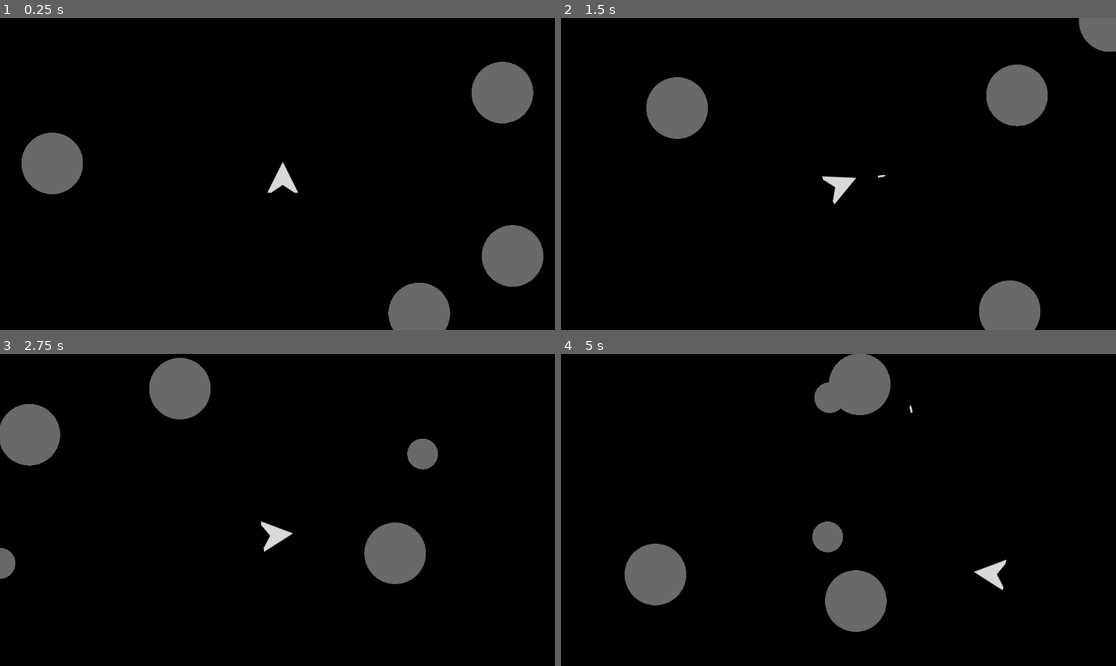
Above: before the commit, frames 1-4 (two rows, left to right).
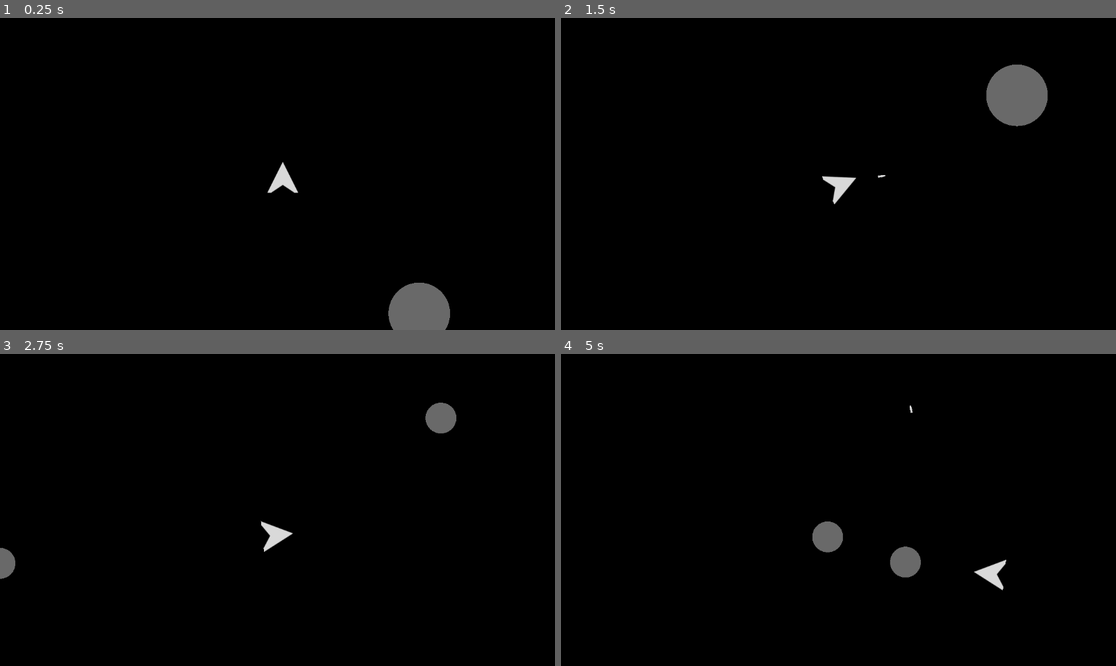
Above: after the commit, the same moments.

Repository: DevlinRocha/asteroids
Game: Godot game, scene res://scenes/main.tscn
Same seed, same stepped clock (60 frames per second), same inputs: the game is played once before the commit and once after it.
Inputs:
- Up to frame 1 (0.25 s): no input
- Up to frame 2 (1.5 s): hold D (right) 0.53-1.28 s; tap S (decelerate) at 0.6 s; hold A (left) from 1.28 s (still down); tap Space (shoot) at 1.35 s
- Up to frame 3 (2.75 s): release A (left) at 2.03 s; hold D (right) from 2.03 s (still down); tap S (decelerate) at 2.1 s
- Up to frame 4 (5 s): release D (right) at 2.78 s; hold W (accelerate) 2.78-3.53 s; tap Space (shoot) at 2.85, 4.35 s; hold A (left) from 3.53 s (still down); tap S (decelerate) at 3.6 s

The runs differ from the first frame. In frame 1, 5.2% of the frame differs, in the area x 3-98%, y 14-87%; in frame 2, 3.8%; in frame 3, 6.1%, in the area x 0-83%, y 1-74%; in frame 4, 5.9%.

Commit message:
destroying all asteroids starts the next level

Diff:
--- a/scripts/main.gd
+++ b/scripts/main.gd
@@ -52,16 +52,23 @@
 		50:
 			spawn_asteroid(Asteroid.Size.SMALL, asteroid.global_position)
 		100:
+			pass
+
+
+func _on_asteroid_destroyed() -> void:
+	var children := get_children()
+	for child in get_children():
+		if child is Asteroid:
 			return
+	current_level += 1
+	new_level()
 
 
 func new_level() -> void:
 	wipe("all")
 	respawn_player()
-	spawn_asteroid(Asteroid.Size.LARGE)
-	spawn_asteroid(Asteroid.Size.LARGE)
-	spawn_asteroid(Asteroid.Size.LARGE)
-	spawn_asteroid(Asteroid.Size.LARGE)
+	for level in current_level:
+		spawn_asteroid(Asteroid.Size.LARGE)
 
 
 func spawn_asteroid(size: Asteroid.Size, position := get_random_spawn_point()) -> void:
@@ -70,6 +77,7 @@
 	new_asteroid.size = size
 	new_asteroid.global_position = position
 	new_asteroid.hit.connect(_on_asteroid_hit)
+	new_asteroid.tree_exited.connect(_on_asteroid_destroyed)
 	add_child(new_asteroid)
 
 
